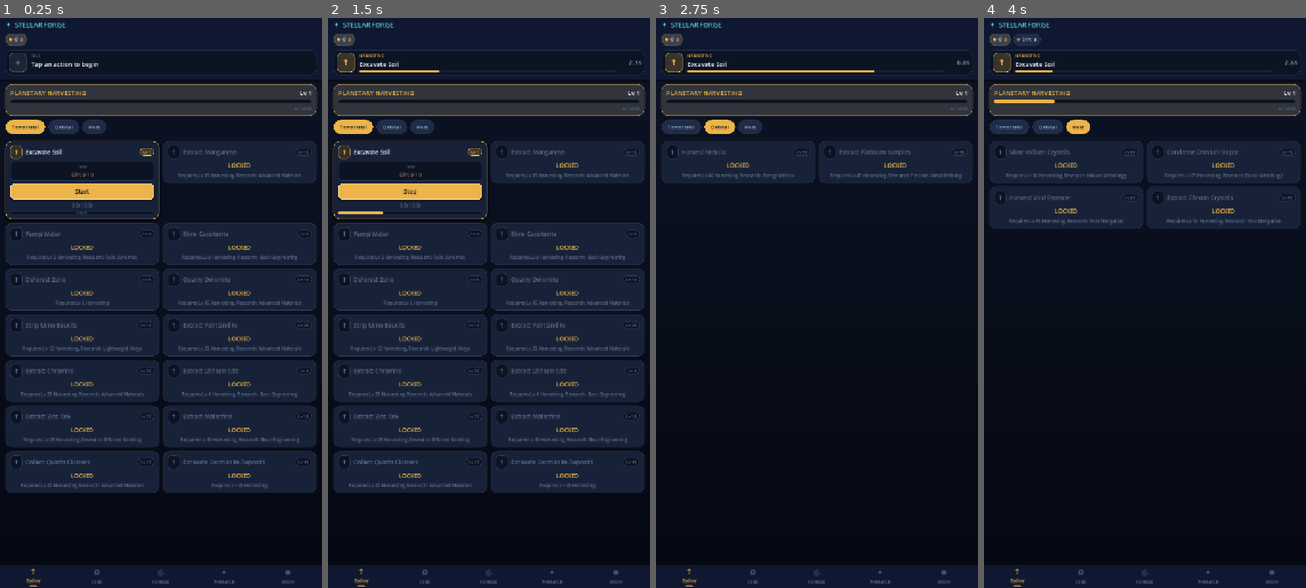
Above: before the commit, frames 1-4 (left to right).
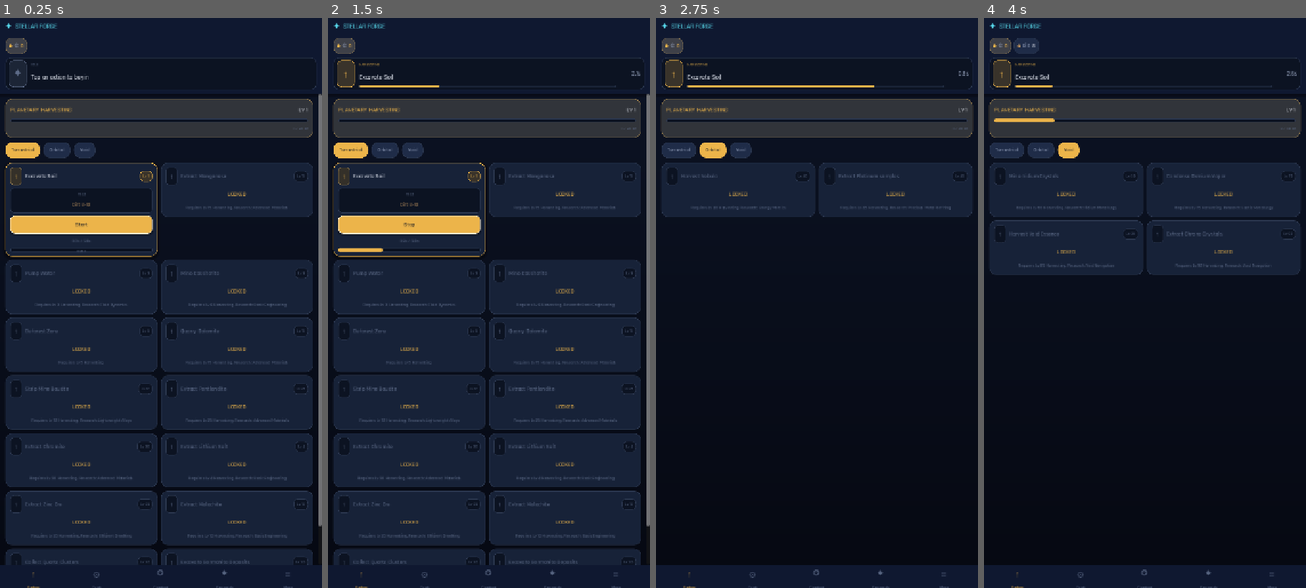
Above: after the commit, the same moments.

Repository: trakyalilter/TestMobileGame
Game: Godot game, scene res://scenes/main.tscn
Same seed, same stepped clock (60 frames per second), same inputs: the game is played once before the commit and once after it.
Inputs (mouse positions are in pixels of both pictures, inside the frame that each line leads up to):
- Up to frame 1 (0.25 s): no input
- Up to frame 2 (1.5 s): click "Start" at 0.5 s; click "Terrestrial" at 1.25 s
- Up to frame 3 (2.75 s): click "Orbital" at 2 s
- Up to frame 4 (4 s): click "Void" at 2.75 s; click (1016, 576) at 3.52 s

The runs differ from the first frame. In frame 1, 38% of the frame differs, in the area x 0-100%, y 0-100%; in frame 2, 38%; in frame 3, 14%; in frame 4, 17%.

Commit message:
UI: safe-area insets, bundled font (fix tofu icons), restyled Storage page
Device-specific fixes from on-phone testing:
- Safe-area insets: wrap the UI in a margin container padded from
  DisplayServer.get_display_safe_area() so content clears the status bar/notch
  and the gesture bar (recomputed on resize).
- Bundle Rajdhani (OFL) as the branded UI typeface with Noto Sans Symbols +
  Symbols2 fallbacks, so glyph icons (gear, etc.) render on devices whose
  system font lacks them instead of showing tofu boxes.
- Restyle Storage & Crew: gold Credits banner, crew skill panels, storage as
  styled rows with colored dots + filled Sell buttons, and proper filled
  Save/Reset CTAs (were unstyled default buttons).
- Rebuild APK.

Diff:
--- a/scripts/ui/main.gd
+++ b/scripts/ui/main.gd
@@ -52,6 +52,7 @@
 var ship_view := "loadout"
 var ship_mod_slot := "weapon"
 var res_bar: HBoxContainer
+var safe_margin: MarginContainer
 var active_banner: PanelContainer
 var _banner_chip: PanelContainer
 var _banner_icon: Label
@@ -68,6 +69,7 @@
 
 func _ready() -> void:
 	DisplayServer.screen_set_orientation(DisplayServer.SCREEN_PORTRAIT)
+	_apply_theme()
 	_build()
 	GameState.resources_changed.connect(_on_resources)
 	GameState.skills_changed.connect(_refresh_current)
@@ -75,12 +77,44 @@
 	GameState.action_changed.connect(_refresh_current)
 	GameState.action_changed.connect(_refresh_banner)
 	GameState.bounty_changed.connect(_refresh_current)
+	get_viewport().size_changed.connect(_update_safe_area)
+	call_deferred("_update_safe_area")
 	_refresh_top()
 	_refresh_banner()
 	_show("gather")
 	if GameState.pending_offline != "":
 		_show_offline(GameState.pending_offline)
 		GameState.pending_offline = ""
+
+## Branded display font (Rajdhani) with Noto symbol fallbacks so glyph icons
+## render on devices whose system font lacks them.
+func _apply_theme() -> void:
+	var f = load("res://assets/fonts/Rajdhani-Medium.ttf")
+	if f is FontFile:
+		var fb: Array = []
+		var s2 = load("res://assets/fonts/NotoSansSymbols2-Regular.ttf")
+		var s1 = load("res://assets/fonts/NotoSansSymbols-VF.ttf")
+		if s2: fb.append(s2)
+		if s1: fb.append(s1)
+		f.fallbacks = fb
+		var th := Theme.new()
+		th.default_font = f
+		th.default_font_size = 14
+		theme = th
+
+## Pads the UI clear of the status bar / notch / gesture bar.
+func _update_safe_area() -> void:
+	if safe_margin == null:
+		return
+	var safe := DisplayServer.get_display_safe_area()
+	var ws := DisplayServer.window_get_size()
+	if ws.x <= 0 or ws.y <= 0:
+		return
+	var vp := get_viewport().get_visible_rect().size
+	var top := int(safe.position.y * vp.y / ws.y)
+	var bottom := int((ws.y - safe.position.y - safe.size.y) * vp.y / ws.y)
+	safe_margin.add_theme_constant_override("margin_top", maxi(top, 0))
+	safe_margin.add_theme_constant_override("margin_bottom", maxi(bottom, 0))
 
 func _process(_delta: float) -> void:
 	if GameState.active_type != "":
@@ -114,10 +148,12 @@
 	bg.stretch_mode = TextureRect.STRETCH_SCALE
 	bg.mouse_filter = Control.MOUSE_FILTER_IGNORE
 	add_child(bg)
+	safe_margin = MarginContainer.new()
+	safe_margin.set_anchors_and_offsets_preset(Control.PRESET_FULL_RECT)
+	add_child(safe_margin)
 	var root := VBoxContainer.new()
-	root.set_anchors_and_offsets_preset(Control.PRESET_FULL_RECT)
 	root.add_theme_constant_override("separation", 0)
-	add_child(root)
+	safe_margin.add_child(root)
 
 	# ---- Top HUD ----
 	var top := PanelContainer.new()
@@ -903,62 +939,84 @@
 func _build_stats() -> void:
 	var v := _clear("stats")
 	_back_header(v)
+	# Credits banner
+	var cpanel := PanelContainer.new()
+	cpanel.add_theme_stylebox_override("panel", _card_style(_mix(GOLD, SURFACE, 0.86), _mix(GOLD, LINE, 0.4), 1, false))
+	var crow := HBoxContainer.new()
+	cpanel.add_child(crow)
+	var cl := Label.new()
+	cl.text = "CREDITS"
+	cl.size_flags_horizontal = Control.SIZE_EXPAND_FILL
+	cl.size_flags_vertical = Control.SIZE_SHRINK_CENTER
+	cl.add_theme_font_size_override("font_size", 12)
+	cl.add_theme_color_override("font_color", Color.html(C_DIM))
+	crow.add_child(cl)
+	var cv := Label.new()
+	cv.text = "₡%s" % GameData.fmt(GameState.credits)
+	cv.add_theme_font_size_override("font_size", 18)
+	cv.add_theme_color_override("font_color", Color.html(GOLD))
+	crow.add_child(cv)
+	v.add_child(cpanel)
+
 	_section(v, "CREW", CYAN)
 	for sk in ["harvesting", "fabrication", "combat", "infrastructure"]:
-		_skill_banner(v, sk.to_upper(), sk, CYAN)
-	var crl := Label.new()
-	crl.text = "Credits: ₡%s" % GameData.fmt(GameState.credits)
-	crl.add_theme_color_override("font_color", Color.html(GOLD))
-	v.add_child(crl)
-
-	_section(v, "STORAGE  (tap Sell for credits)", CYAN)
+		_skill_banner(v, sk.capitalize(), sk, CYAN)
+
+	_section(v, "Storage — tap Sell for credits", GOLD)
 	var any := false
 	for sym in GameData.RESOURCES:
 		var amt := GameState.amount(sym)
 		if amt <= 0:
 			continue
 		any = true
+		var panel := PanelContainer.new()
+		panel.add_theme_stylebox_override("panel", _bordered(SURFACE, LINE, 1, 10))
 		var row := HBoxContainer.new()
-		row.add_theme_constant_override("separation", 6)
+		row.add_theme_constant_override("separation", 8)
+		panel.add_child(row)
+		var dot := Panel.new()
+		dot.custom_minimum_size = Vector2(8, 8)
+		dot.size_flags_vertical = Control.SIZE_SHRINK_CENTER
+		var ds := StyleBoxFlat.new()
+		ds.bg_color = GameData.color_for(sym)
+		ds.set_corner_radius_all(4)
+		dot.add_theme_stylebox_override("panel", ds)
+		row.add_child(dot)
 		var n := Label.new()
 		n.text = GameData.res_name(sym)
-		n.add_theme_color_override("font_color", GameData.color_for(sym))
 		n.size_flags_horizontal = Control.SIZE_EXPAND_FILL
+		n.size_flags_vertical = Control.SIZE_SHRINK_CENTER
+		n.add_theme_color_override("font_color", Color.html(C_TEXT))
 		row.add_child(n)
 		var a := Label.new()
 		a.text = GameData.fmt(amt)
-		a.add_theme_color_override("font_color", Color.html(C_TEXT))
+		a.size_flags_vertical = Control.SIZE_SHRINK_CENTER
+		a.add_theme_color_override("font_color", Color.html(C_DIM))
 		row.add_child(a)
 		var val := maxi(1, GameData.value_of(sym))
-		var sell := Button.new()
-		sell.text = "Sell ₡%s" % GameData.fmt(amt * val)
-		sell.focus_mode = Control.FOCUS_NONE
-		sell.add_theme_font_size_override("font_size", 11)
+		var sell := _card_button("Sell ₡%s" % GameData.fmt(amt * val), GOLD, true)
+		sell.custom_minimum_size = Vector2(96, 32)
+		sell.add_theme_font_size_override("font_size", 12)
 		sell.pressed.connect(func() -> void: GameState.sell_all(sym))
 		row.add_child(sell)
-		v.add_child(row)
+		v.add_child(panel)
 	if not any:
 		_empty(v, "Storage empty — go gather something.")
 
-	_section(v, "SYSTEM", CYAN)
-	var save_btn := Button.new()
-	save_btn.text = "Save Now"
-	save_btn.custom_minimum_size = Vector2(0, 40)
-	save_btn.focus_mode = Control.FOCUS_NONE
+	_section(v, "System", CYAN)
+	var save_btn := _card_button("Save Now", CYAN, true)
+	save_btn.custom_minimum_size = Vector2(0, 44)
 	save_btn.pressed.connect(func() -> void: GameState.save_game())
 	v.add_child(save_btn)
-	var reset_btn := Button.new()
-	reset_btn.text = "Reset Game"
-	reset_btn.custom_minimum_size = Vector2(0, 40)
-	reset_btn.focus_mode = Control.FOCUS_NONE
-	reset_btn.add_theme_color_override("font_color", Color.html(C_WARN))
+	var reset_btn := _card_button("⚠ Tap again to wipe save" if _reset_armed else "Reset Game", RED, true)
+	reset_btn.custom_minimum_size = Vector2(0, 44)
 	reset_btn.pressed.connect(func() -> void:
 		if _reset_armed:
 			GameState.hard_reset()
 			_show("gather")
 		else:
 			_reset_armed = true
-			reset_btn.text = "⚠ Tap again to wipe save")
+			_build_stats())
 	v.add_child(reset_btn)
 
 # ============================================================ SHARED CARD PIECES
Binary file added: assets/fonts/NotoSansSymbols-VF.ttf
Not shown, added: assets/fonts/NotoSansSymbols-VF.ttf.import
Binary file added: assets/fonts/NotoSansSymbols2-Regular.ttf
Not shown, added: assets/fonts/NotoSansSymbols2-Regular.ttf.import
Binary file added: assets/fonts/Rajdhani-Medium.ttf
Not shown, added: assets/fonts/Rajdhani-Medium.ttf.import
Binary file added: assets/fonts/Rajdhani-SemiBold.ttf
Not shown, added: assets/fonts/Rajdhani-SemiBold.ttf.import
Not shown, changed: build/StellarForge.apk
